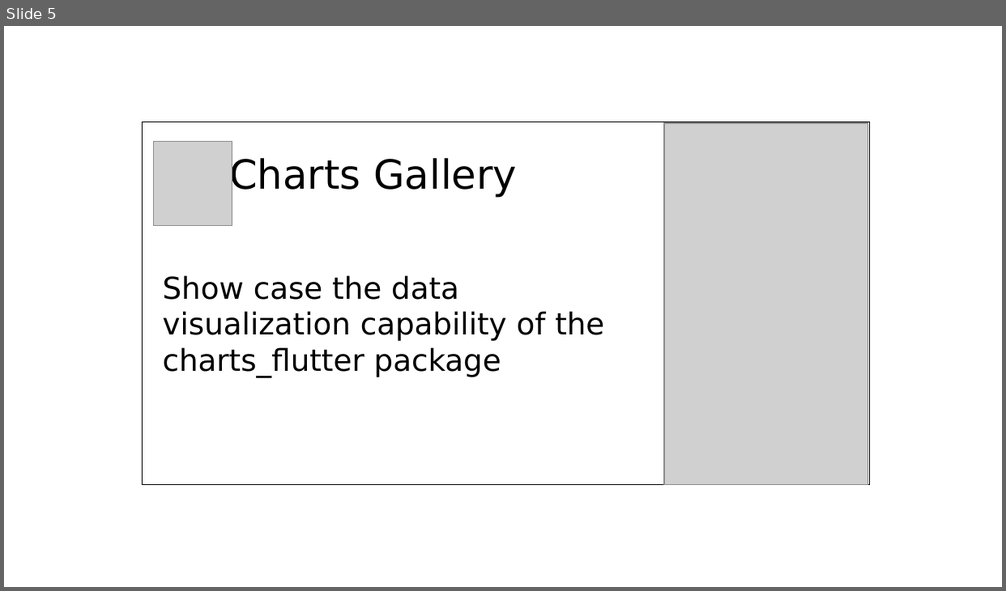
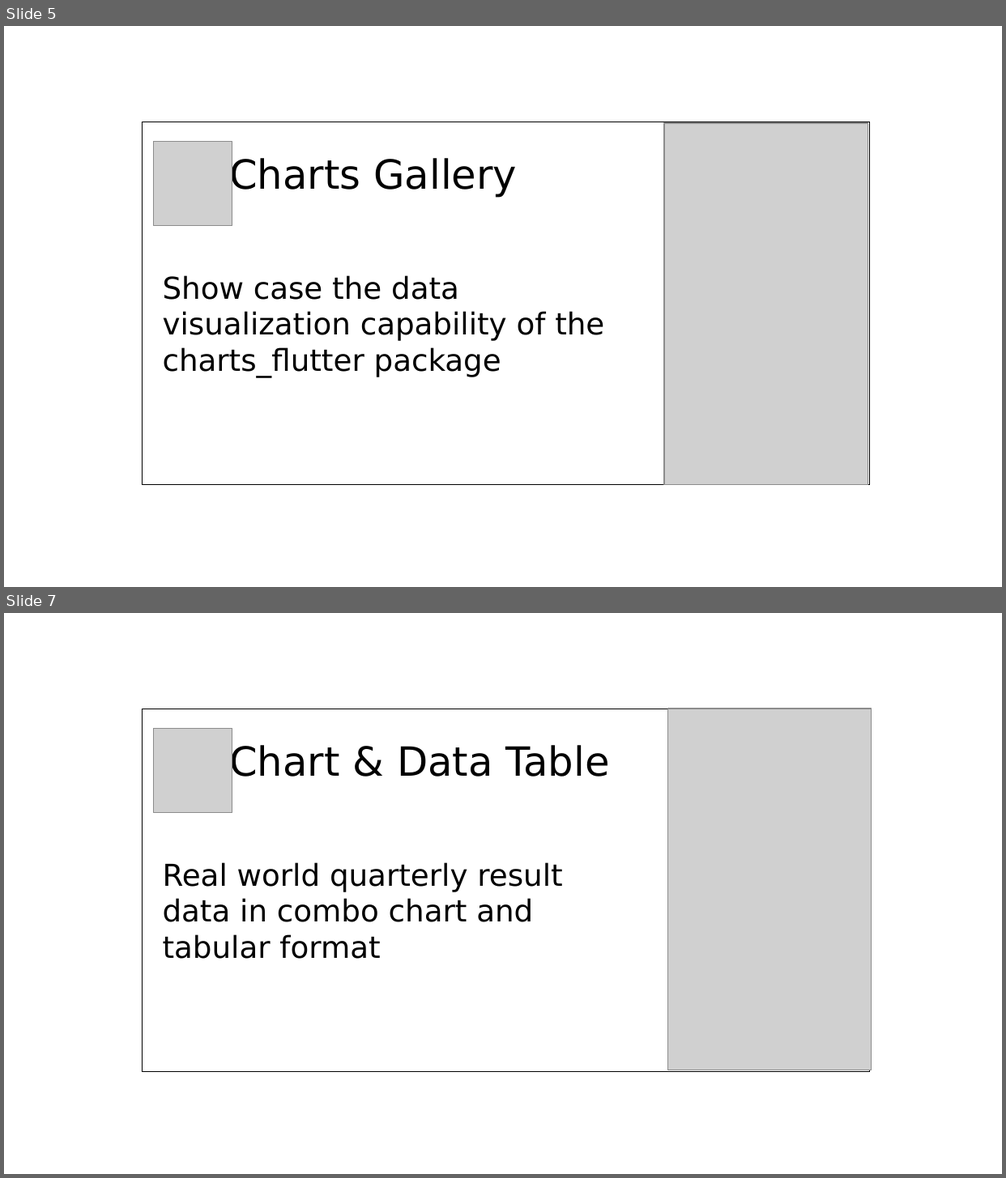
Before and after one commit to limcheekin/fluwix, a slide deck: doc/post-heading-design.odp. Shown one above the other, each under a label of ours: slide 5 before the commit, slides 5 and 7 after it; the slides between them are not shown. The pictures are 1006x591 and 1006x1178 pixels, drawn with LibreOffice and Linux fonts; fonts in the diff are those of the drawing; grey boxes stand for pictures. Boxes give left, top, right and bottom in pixels: in the first picture for what was removed or moved away, otherwise in the second. Text is boxed around its words. In the diff, an @@ line names an element or a change of style, - is before the commit and + after.

Commit message:
updated post heading design for flutter_widgets_explorer and chart_datatable

```diff
--- a/doc/post-heading-design.odp
+++ b/doc/post-heading-design.odp
@@ slide 7 added at [4, 613, 1002, 1174], background #FFFFFF @@
@@ rectangle added at [143, 709, 870, 1072], outline #000000 0 pt @@
@@ picture added at [667, 709, 872, 1071] @@
@@ picture added at [153, 728, 232, 812] @@
@@ text added at [163, 743, 609, 959], 24 pt, text #000000 @@
+Chart & Data Table
+Real world quarterly result data in combo chart and tabular format
```
Also in this commit, not shown: 1 other slide added.
